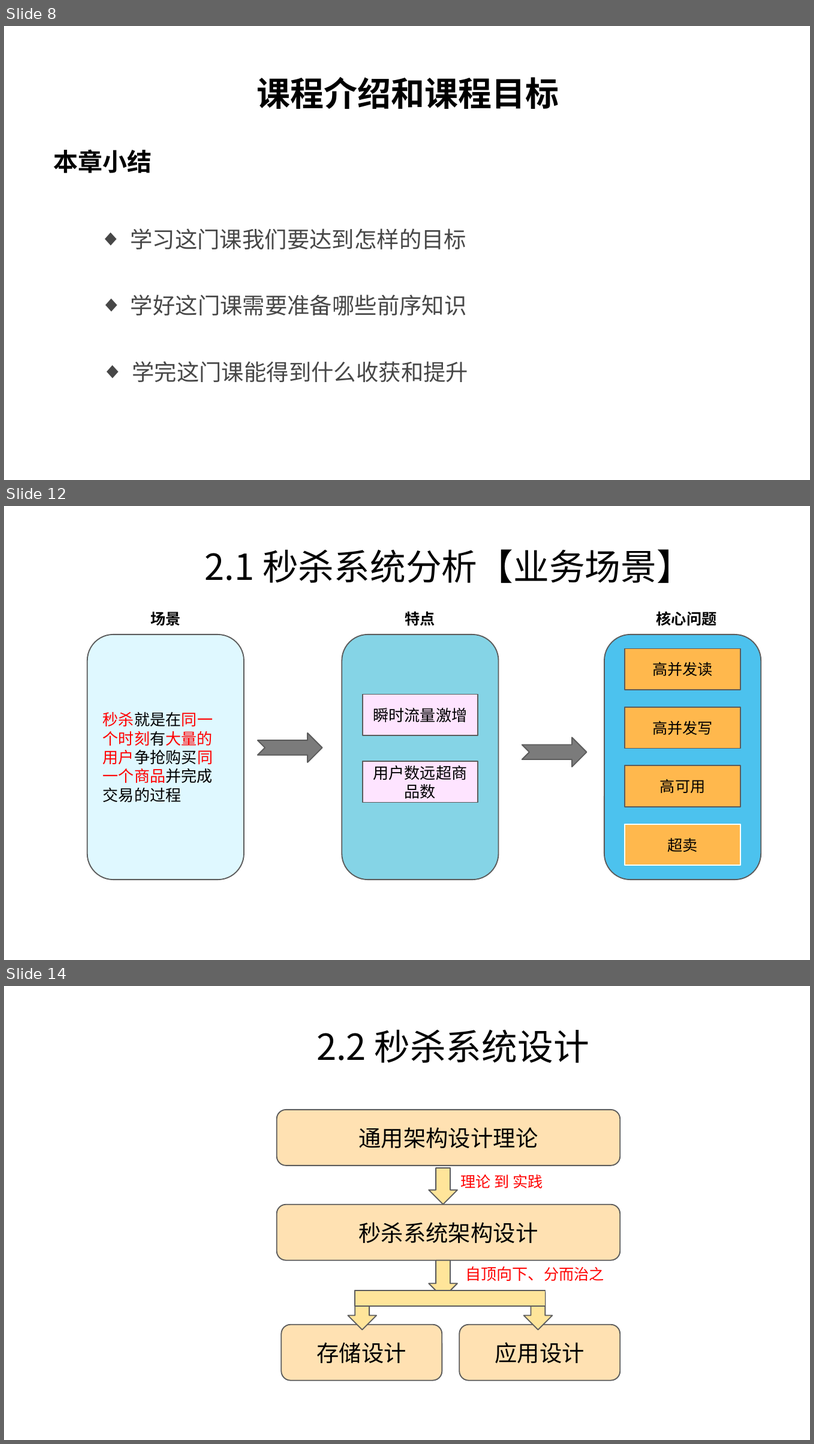
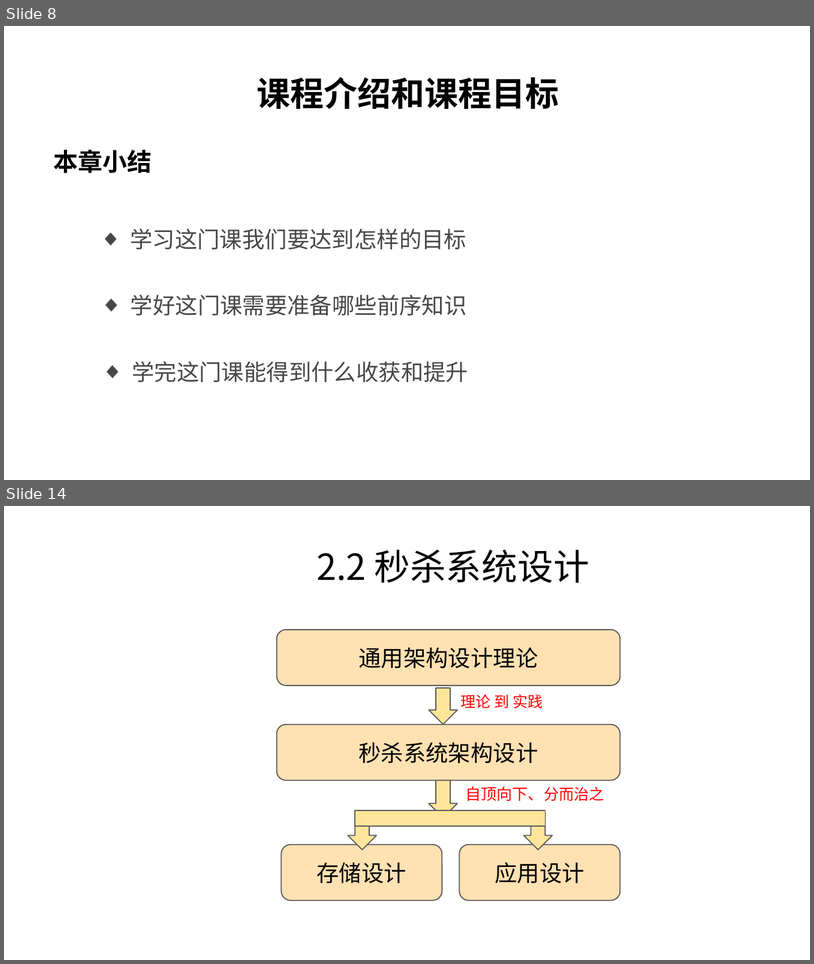
Before and after one commit to char-dance/flashSale-demo, a slide deck: FalshSale.pptx. Shown one above the other, each under a label of ours: slides 8, 12 and 14 before the commit, slides 8 and 14 after it; the slides between them are not shown. The pictures are 814x1444 and 814x964 pixels, drawn with LibreOffice and Linux fonts; fonts in the diff are those of the drawing; background and template pictures are left out. Boxes give left, top, right and bottom in pixels: in the first picture for what was removed or moved away, otherwise in the second. Text is boxed around its words. In the diff, an @@ line names an element or a change of style, - is before the commit and + after.

```diff
--- a/FalshSale.pptx
+++ b/FalshSale.pptx
@@ slide 12 removed at (4, 506, 810, 960), background #FFFFFF @@
@@ text removed at (205, 549, 693, 583) @@
-2.1 秒杀系统分析【业务场景】
@@ text removed at (150, 612, 180, 626) @@
-场景
@@ text removed at (405, 611, 435, 626) @@
-特点
@@ text removed at (657, 611, 717, 626) @@
-核心问题
@@ rounded rectangle removed at (87, 634, 243, 879) @@
-秒杀就是在同一个时刻有大量的用户争抢购买同一个商品并完成交易的过程
@@ rounded rectangle removed at (342, 634, 498, 879) @@
@@ rounded rectangle removed at (605, 634, 761, 879) @@
@@ rectangle removed at (625, 649, 740, 690) @@
-高并发读
@@ rectangle removed at (363, 694, 478, 735) @@
-瞬时流量激增
@@ rectangle removed at (625, 707, 740, 748) @@
-高并发写
@@ notched right arrow removed at (258, 733, 323, 762) @@
@@ notched right arrow removed at (522, 738, 587, 766) @@
@@ rectangle removed at (363, 761, 478, 802) @@
-用户数远超商品数
@@ rectangle removed at (625, 766, 740, 807) @@
-高可用
@@ rectangle removed at (625, 824, 740, 865) @@
-超卖
```
Also in this commit, not shown: 1 slide changed, 4 slides added, 3 other slides removed.
